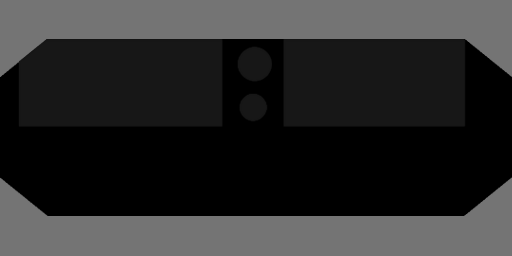
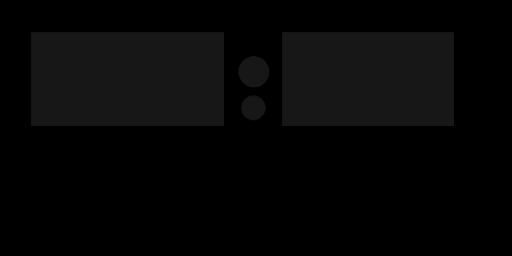
Layered file, before and after one edit (512x256). Changes by layer:
painted on "Layer #2" over [0, 0, 512, 256]
painted on "Layer #1" over [0, 6, 512, 249]
moved "Layer" above "fgfs-screen-001.png", painted on it over [0, 0, 512, 256]
